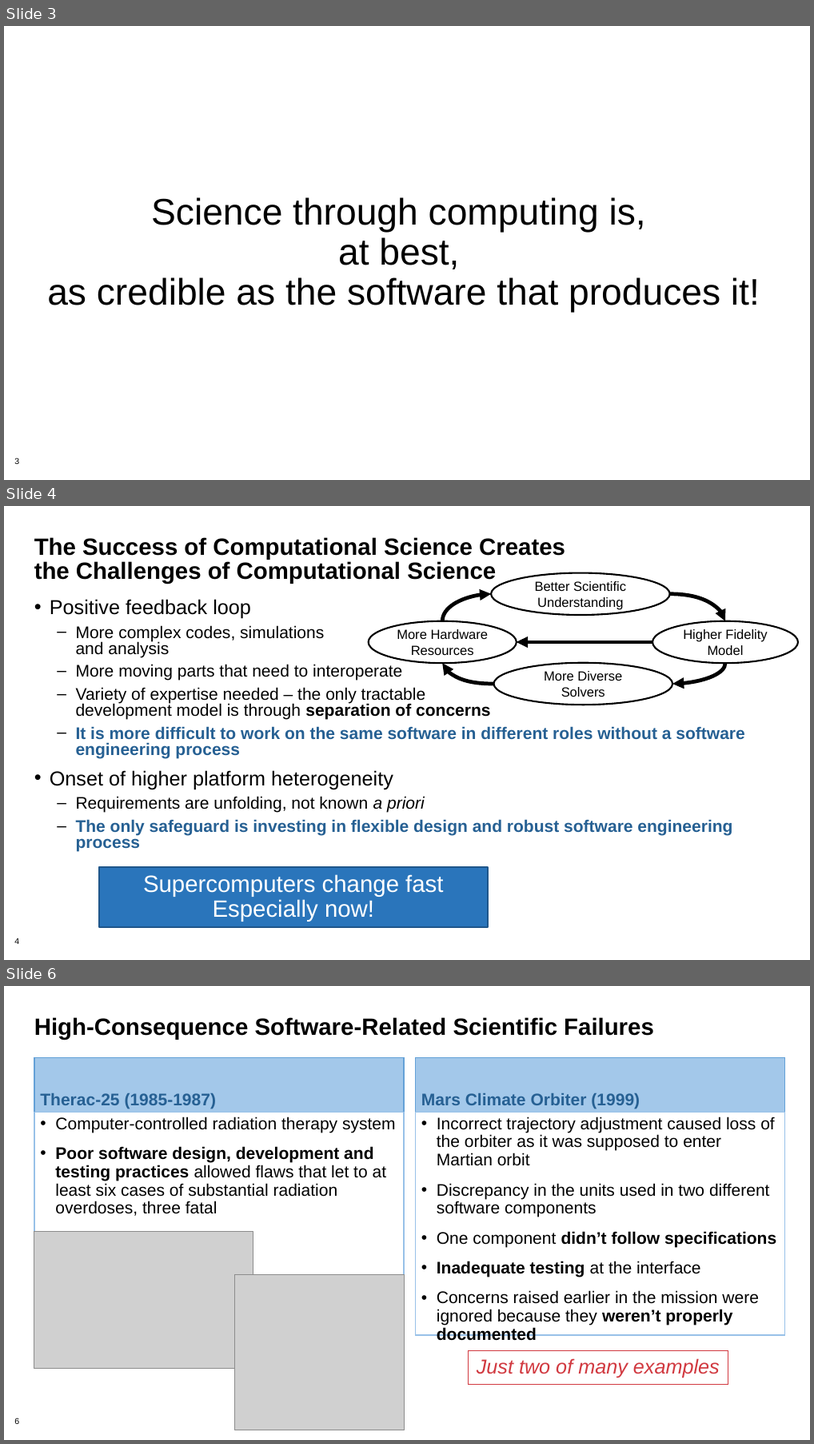
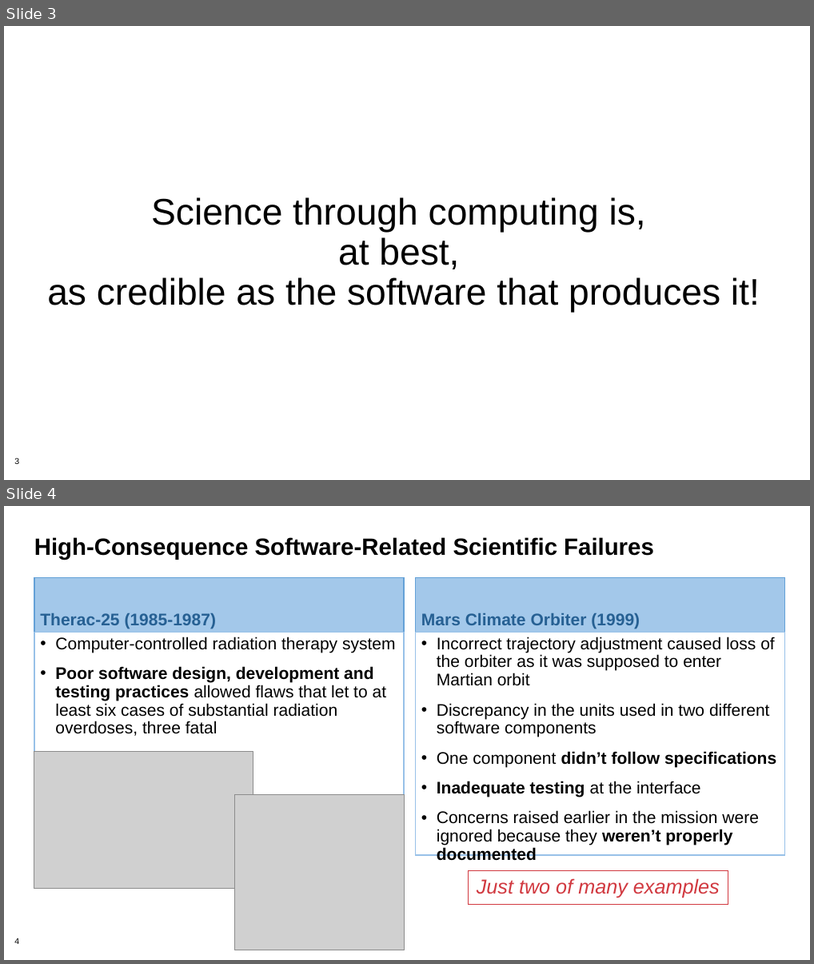
Before and after one commit to bssw-tutorial/presentations, a slide deck: final-presentations/2021-04-12-ecpam/01-overview.pptx. Shown one above the other, each under a label of ours: slides 3, 4 and 6 before the commit, slides 3 and 4 after it; the slides between them are not shown. The pictures are 814x1444 and 814x964 pixels, drawn with LibreOffice and Linux fonts; fonts in the diff are those of the drawing; grey boxes stand for pictures; background and template pictures are left out. Boxes give left, top, right and bottom in pixels: in the first picture for what was removed or moved away, otherwise in the second. Text is boxed around its words. In the diff, an @@ line names an element or a change of style, - is before the commit and + after.

```diff
--- a/final-presentations/2021-04-12-ecpam/01-overview.pptx
+++ b/final-presentations/2021-04-12-ecpam/01-overview.pptx
@@ slide 4 removed at <box>4,506,810,960</box>, background #FFFFFF; not listed: 1 template element that a slide beside it also shows @@
@@ title removed at <box>34,537,566,584</box> @@
-The Success of Computational Science Creates the Challenges of Computational Science
@@ text removed at <box>50,599,745,852</box> @@
-• Positive feedback loop
-  – More complex codes, simulations
-    and analysis
-  – More moving parts that need to interoperate
-  – Variety of expertise needed – the only tractable
-    development model is through separation of concerns
-  – It is more difficult to work on the same software in different roles without a software engineering process
-• Onset of higher platform heterogeneity
-  – Requirements are unfolding, not known a priori
-  – The only safeguard is investing in flexible design and robust software engineering process
@@ group removed at <box>369,573,799,704</box>: 4 ellipses, 4 curved arrows, 1 arrow @@
-Better Scientific Understanding
-Higher Fidelity
-Model
-More Diverse
-Solvers
-More Hardware
-Resources
@@ rectangle removed at <box>99,867,488,927</box> @@
-Supercomputers change fast
-Especially now!
@@ what was slide 6 is now slide 4 @@
@@ page number at <box>14,937,19,944</box>: text changed @@
-6
+4
```
Also in this commit, not shown: 3 slides changed, 2 slides added, 5 other slides removed.
